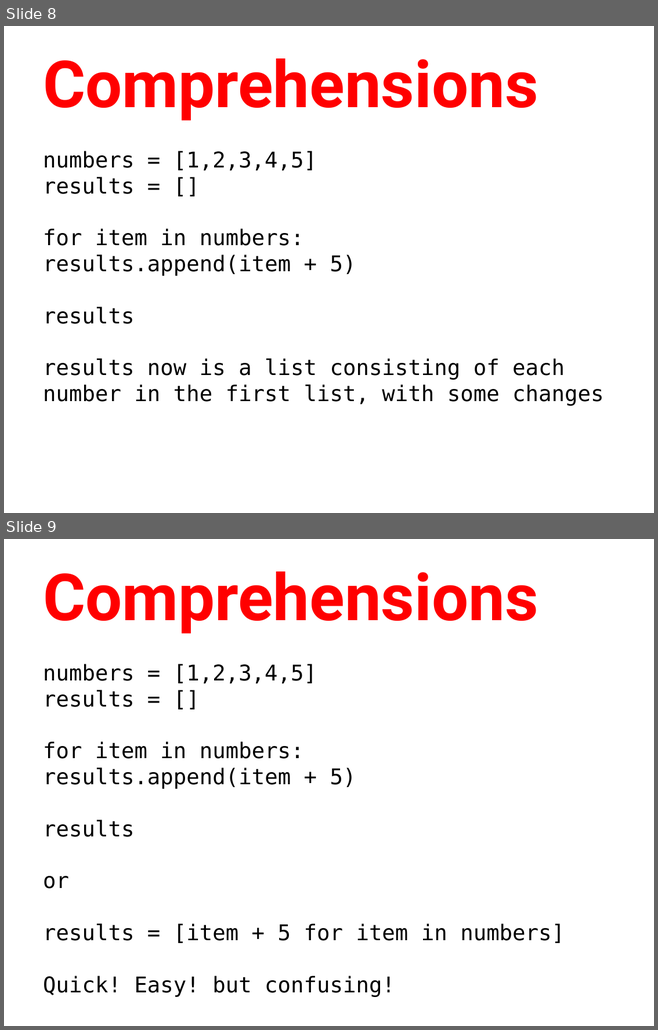
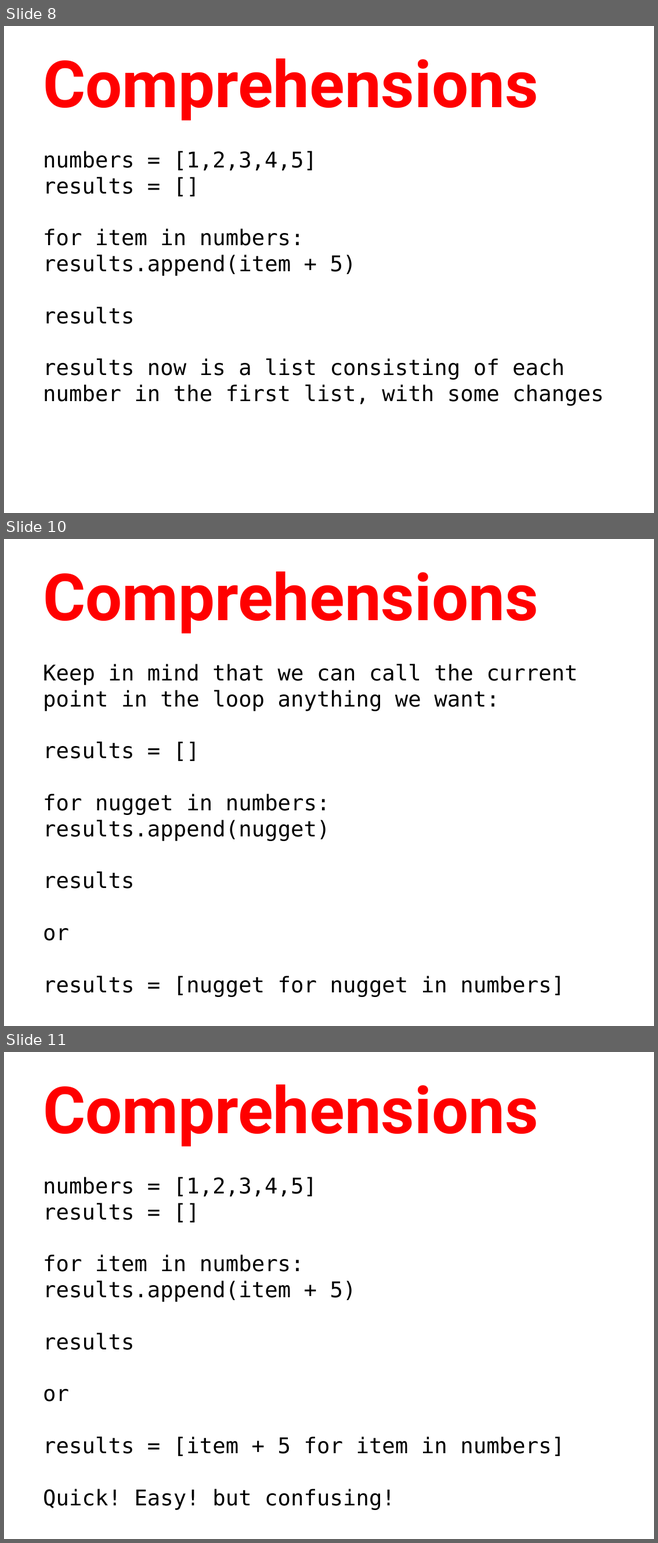
Before and after one commit to humanitiesprogramming/slides, a slide deck: 2018/python/Python Programming Concepts II.pptx. Shown one above the other, each under a label of ours: slides 8 and 9 before the commit, slides 8, 10 and 11 after it; the slides between them are not shown. The pictures are 658x1030 and 658x1543 pixels, drawn with LibreOffice and Linux fonts; fonts in the diff are those of the drawing. Boxes give left, top, right and bottom in pixels: in the first picture for what was removed or moved away, otherwise in the second. Text is boxed around its words. In the diff, an @@ line names an element or a change of style, - is before the commit and + after.

Commit message:
Add list comprehension materials

```diff
--- a/2018/python/Python Programming Concepts II.pptx
+++ b/2018/python/Python Programming Concepts II.pptx
@@ slide 10 added at box(4, 539, 654, 1026), background #FFFFFF @@
@@ title added at box(43, 571, 538, 634), 72 pt, text #FF0000, bold @@
+Comprehensions
@@ text added at box(43, 664, 577, 997), 24 pt, text #000000 @@
+Keep in mind that we can call the current point in the loop anything we want:
+results = []
+for nugget in numbers: results.append(nugget)
+results
+or
+results = [nugget for nugget in numbers]
@@ what was slide 9 is now slide 11 @@
```
Also in this commit, not shown: 4 slides changed, 1 other slide added, 4 slides removed, 1 other file.
